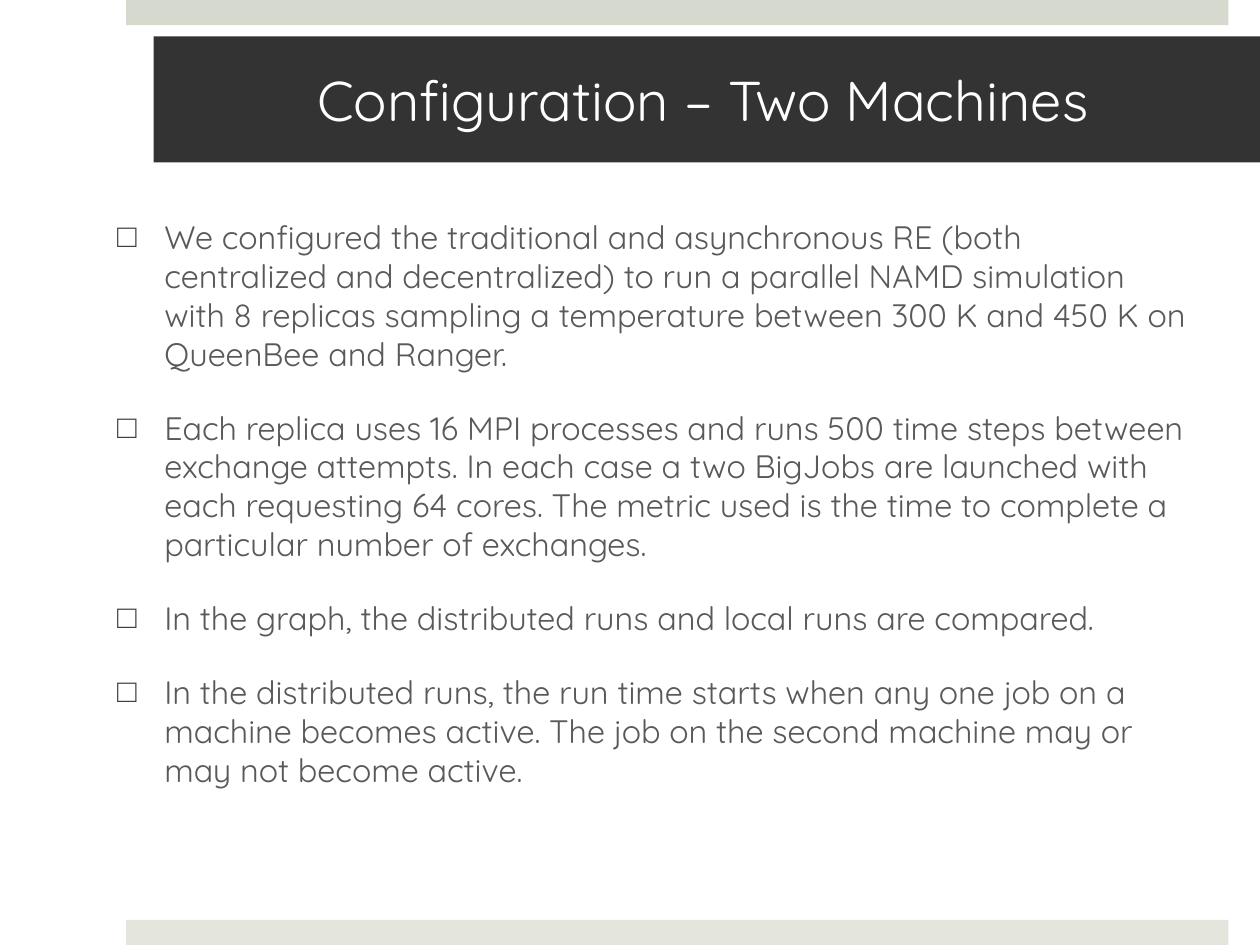
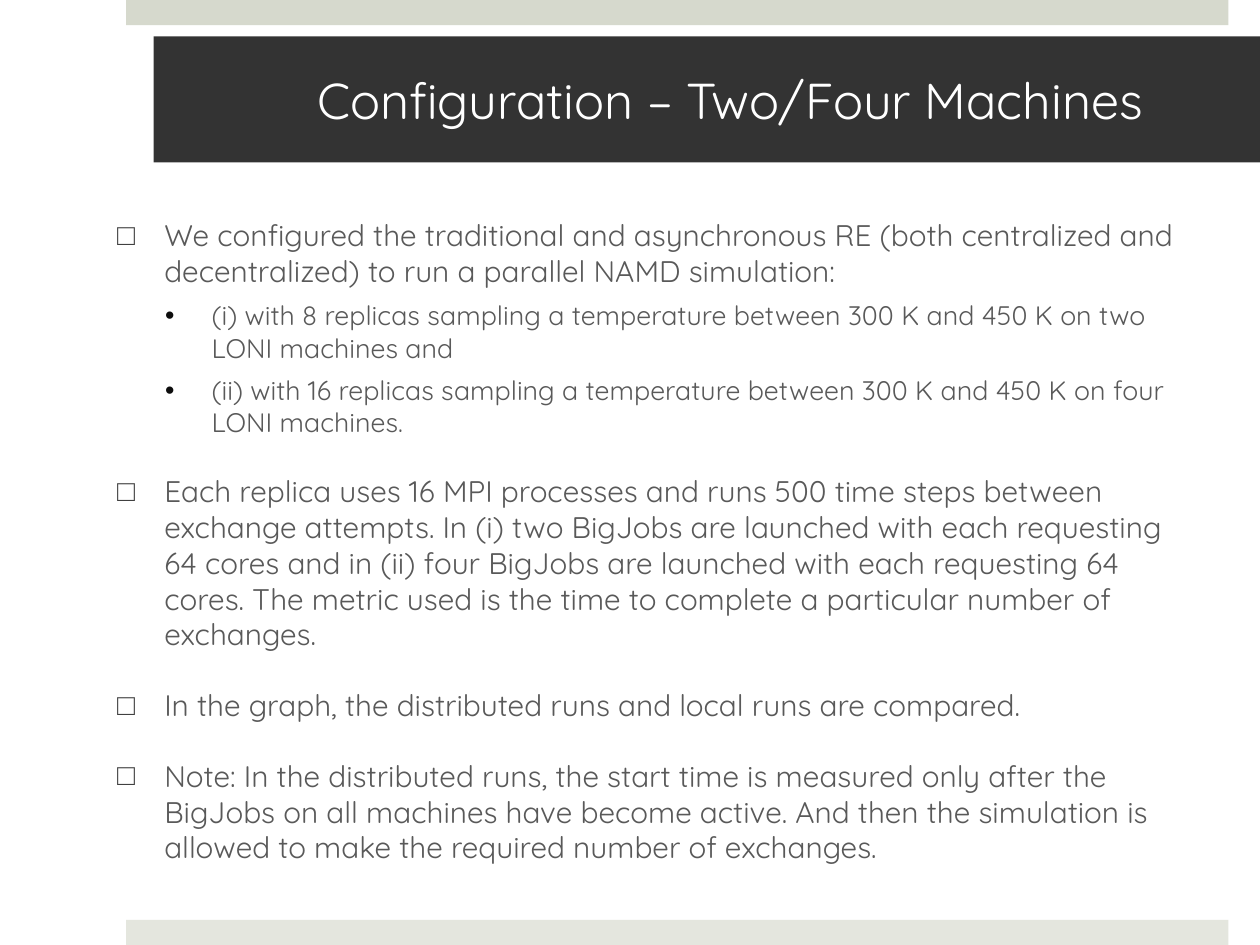
Before and after one commit to saga-project/saga-cpp-legacy-projects, a slide deck: slide 19 of papers/async-re/data/RE.pptx. Drawn at 1260x945 pixels with LibreOffice and Linux fonts; fonts in the diff are those of the drawing; background and template pictures are left out. Boxes give left, top, right and bottom in pixels: in the first picture for what was removed or moved away, otherwise in the second. Text is boxed around its words. In the diff, an @@ line names an element or a change of style, - is before the commit and + after.

Commit message:
updates to the RE.ppt graphs

```diff
--- a/papers/async-re/data/RE.pptx
+++ b/papers/async-re/data/RE.pptx
@@ title at bbox=[317, 79, 1143, 129]: text changed; size 32 to 28.8 pt @@
-Configuration – Two Machines
+Configuration – Two/Four Machines
@@ text at bbox=[164, 224, 1173, 651]: text changed; size 18.5 to 17 pt @@
-□ We configured the traditional and asynchronous RE (both centralized and decentralized) to run a parallel NAMD simulation with 8 replicas sampling a temperature between 300 K and 450 K on QueenBee and Ranger.
-□ Each replica uses 16 MPI processes and runs 500 time steps between exchange attempts. In each case a two BigJobs are launched with each requesting 64 cores. The metric used is the time to complete a particular number of exchanges.
+□ We configured the traditional and asynchronous RE (both centralized and decentralized) to run a parallel NAMD simulation:
+  • (i) with 8 replicas sampling a temperature between 300 K and 450 K on two LONI machines and
+  • (ii) with 16 replicas sampling a temperature between 300 K and 450 K on four LONI machines.
+□ Each replica uses 16 MPI processes and runs 500 time steps between exchange attempts. In (i) two BigJobs are launched with each requesting 64 cores and in (ii) four BigJobs are launched with each requesting 64 cores. The metric used is the time to complete a particular number of exchanges.
@@ text at bbox=[164, 694, 1020, 722]: size 18.5 to 17 pt in "In the graph, the distributed runs and ..." @@
@@ text at bbox=[164, 765, 1147, 864]: text changed; size 18.5 to 17 pt @@
-□ In the distributed runs, the run time starts when any one job on a machine becomes active. The job on the second machine may or may not become active.
+□ Note: In the distributed runs, the start time is measured only after the BigJobs on all machines have become active. And then the simulation is allowed to make the required number of exchanges.
```
Also in this commit, not shown: 5 other slides changed, 1 slide removed, 1 other file.
